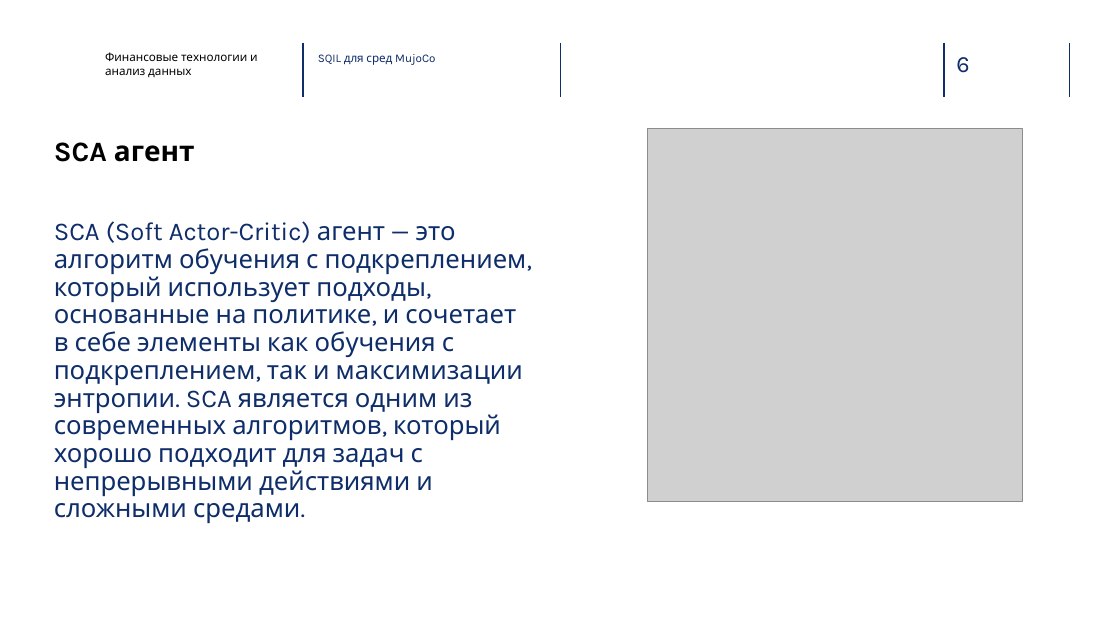
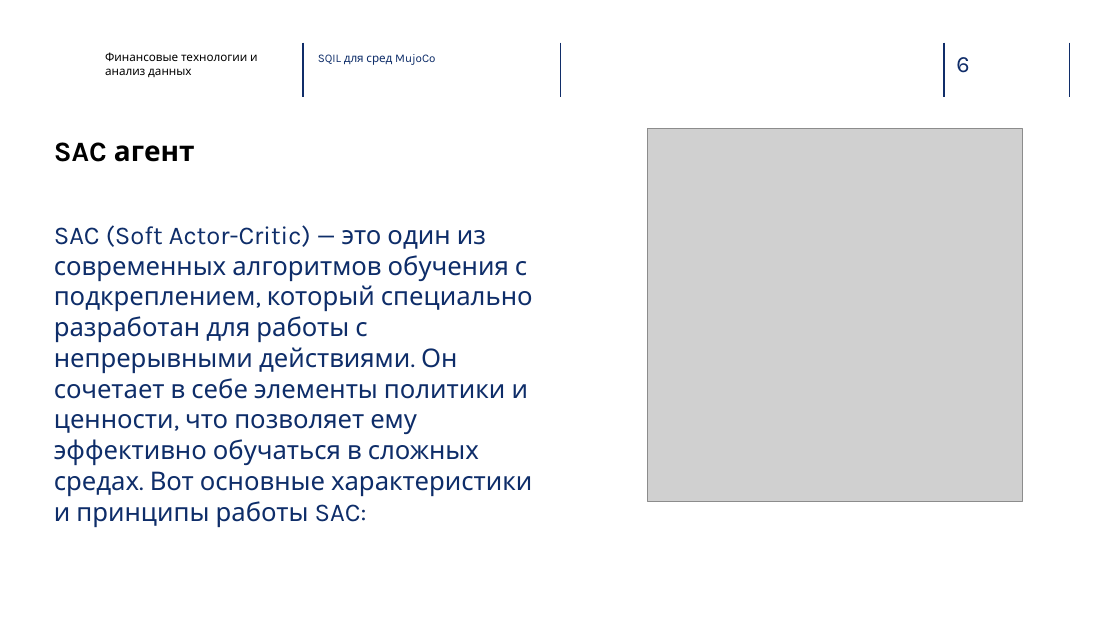
Before and after one commit to NGanzyuk/RL_project, a slide deck: slide 6 of SQIL для сред MuJoCo.pptx. Drawn at 1120x630 pixels with LibreOffice and Linux fonts; fonts in the diff are those of the drawing; grey boxes stand for pictures; background and template pictures are left out. Boxes give left, top, right and bottom in pixels: in the first picture for what was removed or moved away, otherwise in the second. Text is boxed around its words. In the diff, an @@ line names an element or a change of style, - is before the commit and + after.

Commit message:
Fix pptx

```diff
--- a/SQIL для сред MuJoCo.pptx
+++ b/SQIL для сред MuJoCo.pptx
@@ title at box(54, 142, 195, 162): text changed @@
-SCA агент
+SAC агент
@@ text at box(54, 225, 533, 527): text changed @@
-SCA (Soft Actor-Critic) агент — это алгоритм обучения с подкреплением, который использует подходы, основанные на политике, и сочетает в себе элементы как обучения с подкреплением, так и максимизации энтропии. SCA является одним из современных алгоритмов, который хорошо подходит для задач с непрерывными действиями и сложными средами.
+SAC (Soft Actor-Critic) — это один из современных алгоритмов обучения с подкреплением, который специально разработан для работы с непрерывными действиями. Он сочетает в себе элементы политики и ценности, что позволяет ему эффективно обучаться в сложных средах. Вот основные характеристики и принципы работы SAC:
```
Also in this commit, not shown: 1 other slide changed.
